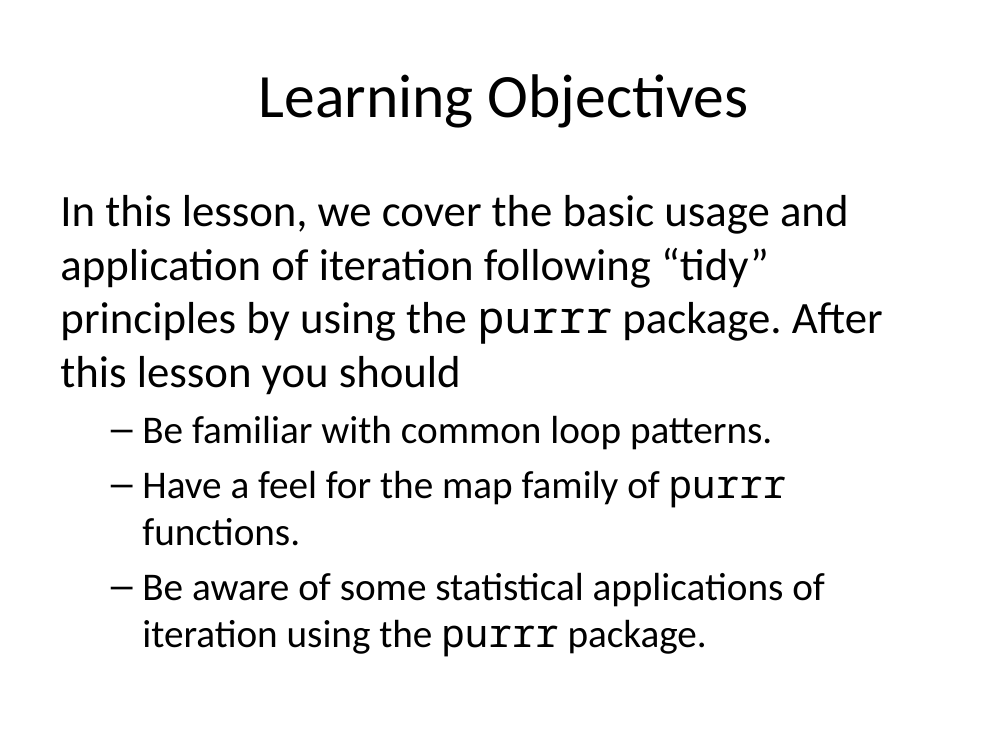
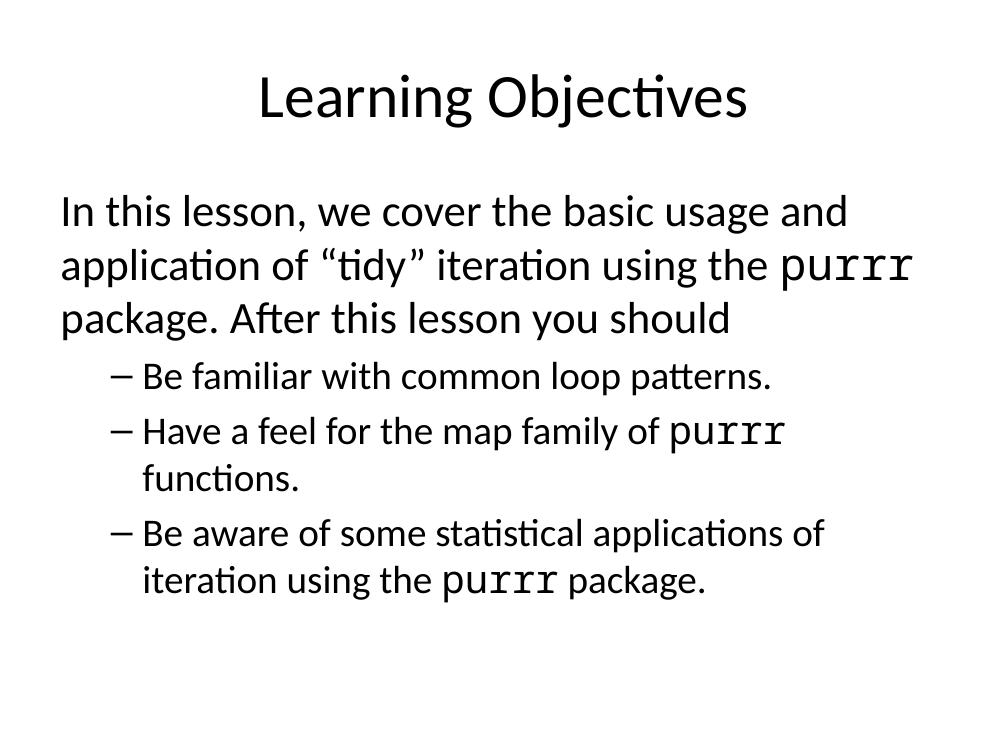
Before and after one commit to jmgraham30/SWBmodules, a slide deck: slide 2 of slides/iteration_with_purrr.pptx. Drawn at 1008x756 pixels with LibreOffice and Linux fonts; fonts in the diff are those of the drawing. Boxes give left, top, right and bottom in pixels: in the first picture for what was removed or moved away, otherwise in the second. Text is boxed around its words. In the diff, an @@ line names an element or a change of style, - is before the commit and + after.

```diff
--- a/slides/iteration_with_purrr.pptx
+++ b/slides/iteration_with_purrr.pptx
@@ text at <box>60,195,914,341</box>: text changed @@
-In this lesson, we cover the basic usage and application of iteration following “tidy” principles by using the purrr package. After this lesson you should
+In this lesson, we cover the basic usage and application of “tidy” iteration using the purrr package. After this lesson you should
```
Also in this commit, not shown: 1 other slide changed, 2 slides added, 5 slides removed, 1 other file.
